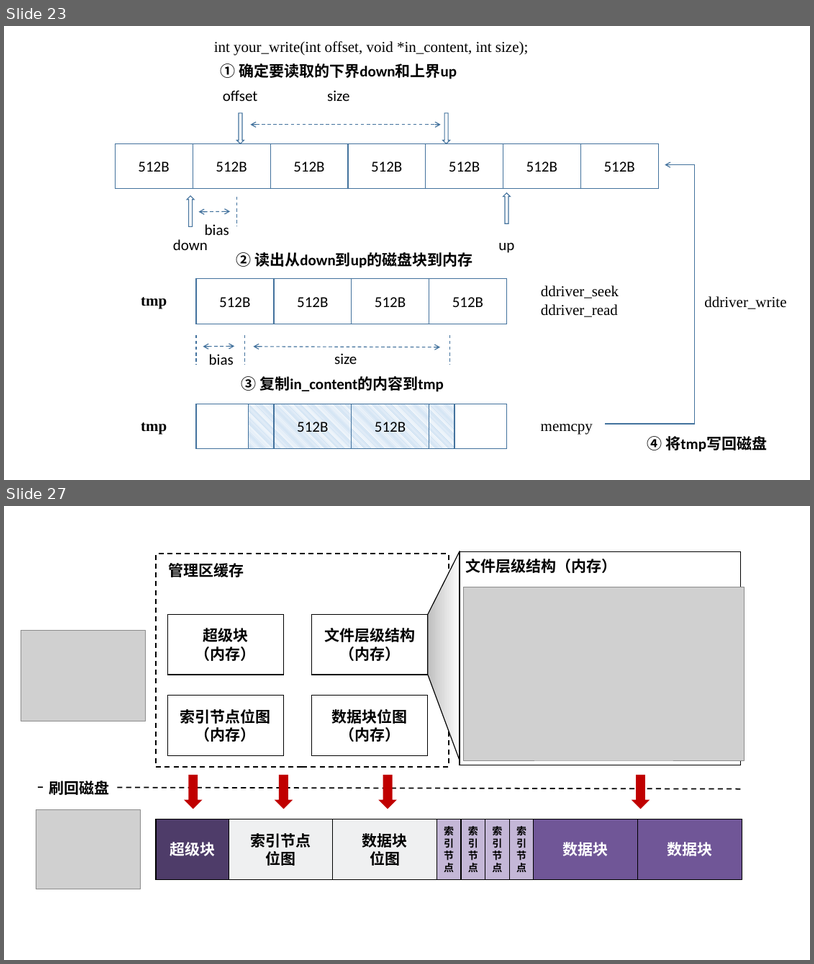
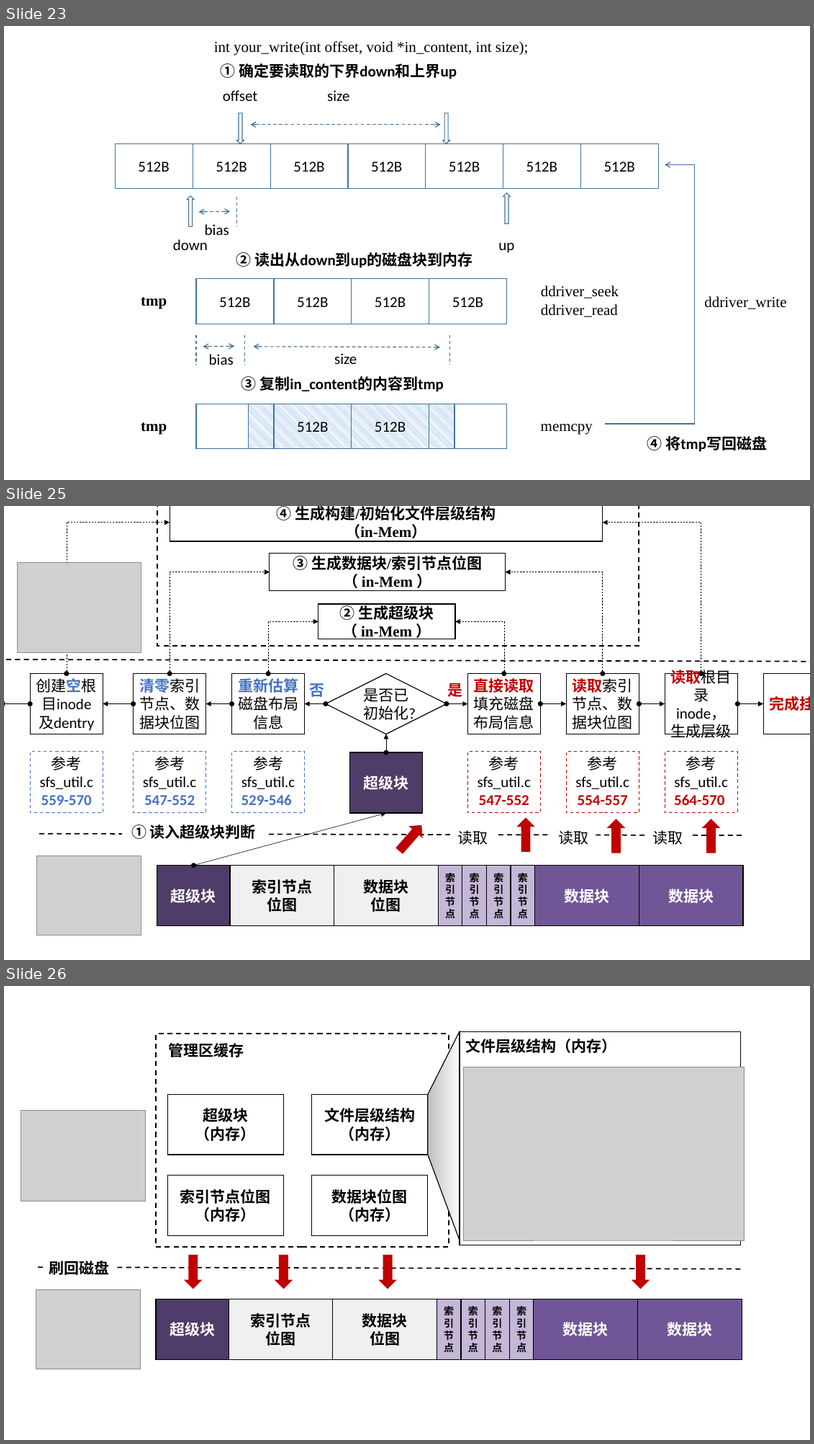
Before and after one commit to hitsz-cslab/os-labs, a slide deck: docs/lab5/绘图_new.pptx. Shown one above the other, each under a label of ours: slides 23 and 27 before the commit, slides 23, 25 and 26 after it; the slides between them are not shown. The pictures are 814x964 and 814x1444 pixels, drawn with LibreOffice and Linux fonts; fonts in the diff are those of the drawing; grey boxes stand for pictures. Boxes give left, top, right and bottom in pixels: in the first picture for what was removed or moved away, otherwise in the second. Text is boxed around its words. In the diff, an @@ line names an element or a change of style, - is before the commit and + after.

Commit message:
基本完成所有图片修改，TODO：文字整合对其

```diff
--- a/docs/lab5/绘图_new.pptx
+++ b/docs/lab5/绘图_new.pptx
@@ slide 25 added at (4, 506, 810, 960), background #FFFFFF @@
@@ group added at (4, 506, 810, 935): 28 rectangles, 10 double arrows, 6 texts, 6 elbow double arrows, 4 up arrows, 2 lines, 2 pictures, 1 diamond @@
+是
+否
+超级块
+索引节点
+索引节点
+索引节点
+索引节点
+数据块
+数据块
+索引节点
+位图
+数据块
+位图
+超级块
+是否已初始化?
+直接读取填充磁盘布局信息
+② 生成超级块
+（ in-Mem ）
+重新估算磁盘布局信息
+读取索引节点、数据块位图
+读取根目录inode，生成层级
+清零索引节点、数据块位图
+创建空根目inode及dentry
+③ 生成数据块/索引节点位图
+（ in-Mem ）
+④ 生成构建/初始化文件层级结构
+（in-Mem）
+读取
+读取
+读取
+参考sfs_util.c
+529-546
+参考sfs_util.c
+547-552
+参考sfs_util.c
+559-570
+参考sfs_util.c
+564-570
+参考sfs_util.c
+554-557
+参考sfs_util.c
+547-552
+完成挂载
+① 读入超级块判断
@@ what was slide 27 is now slide 26 @@
```
Also in this commit, not shown: 4 slides changed, 5 other slides added, 1 slide removed, 11 other files.
